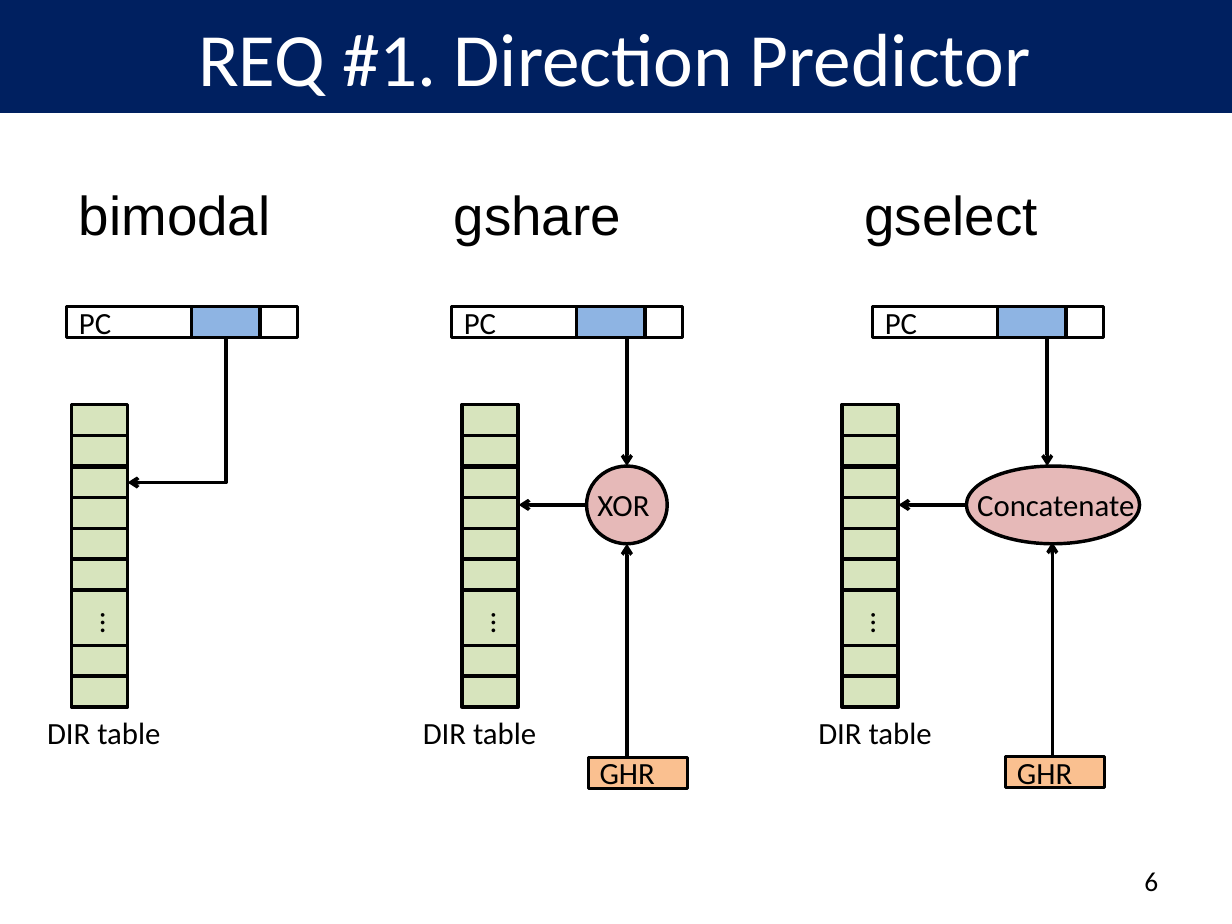
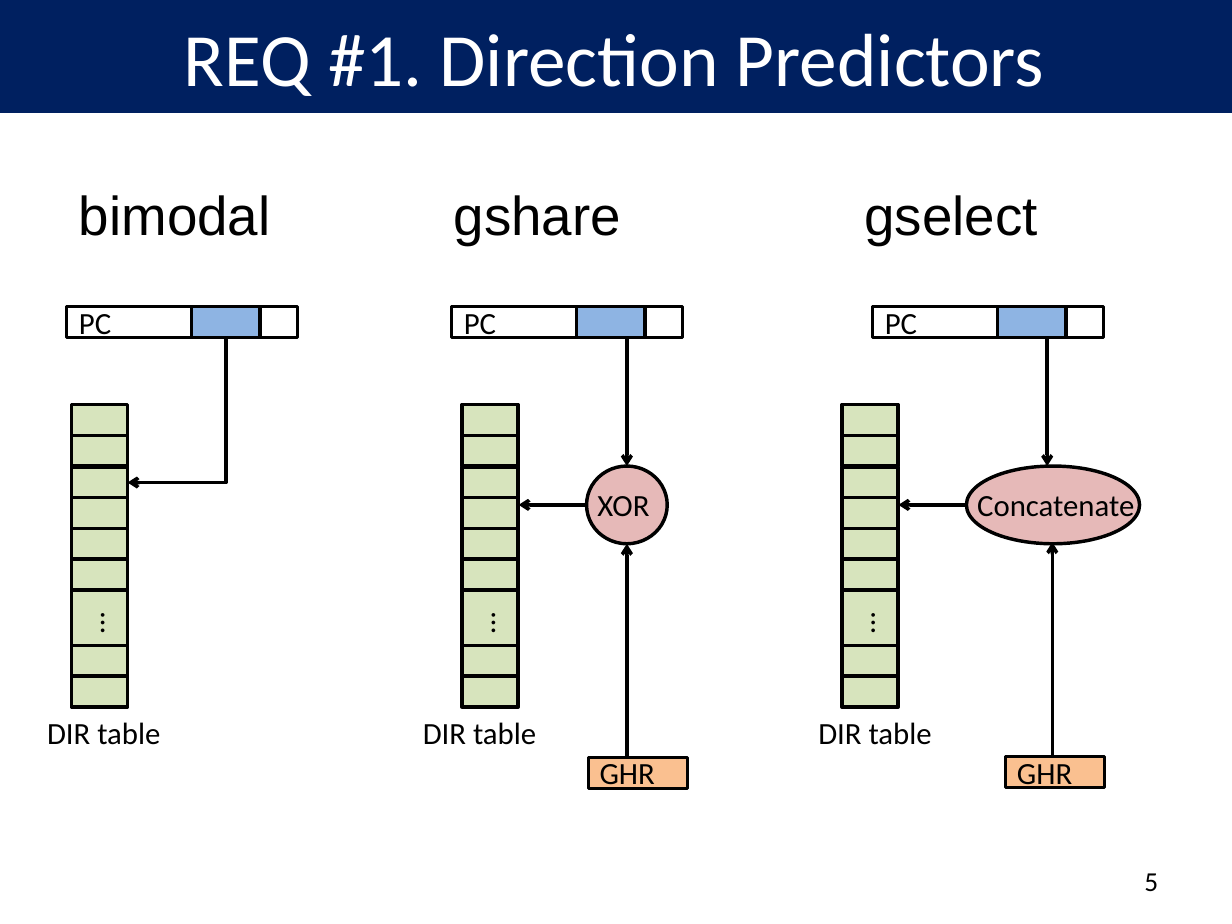
Before and after one commit to peterwudi/di-thesis, a slide deck: slide 6 of presentation/defense.pptx (slide 7 before the commit). Drawn at 1232x924 pixels with LibreOffice and Linux fonts; fonts in the diff are those of the drawing; background and template pictures are left out. Boxes give left, top, right and bottom in pixels: in the first picture for what was removed or moved away, otherwise in the second. Text is boxed around its words. In the diff, an @@ line names an element or a change of style, - is before the commit and + after.

```diff
--- a/presentation/defense.pptx
+++ b/presentation/defense.pptx
@@ title at (x1=184, y1=33, x2=1045, y2=96): text changed @@
-REQ #1. Direction Predictor
+REQ #1. Direction Predictors
@@ page number at (x1=1144, y1=873, x2=1158, y2=892): text changed @@
-6
+5
```
Also in this commit, not shown: 14 other slides changed, 4 slides added, 3 slides removed, 1 other file.
